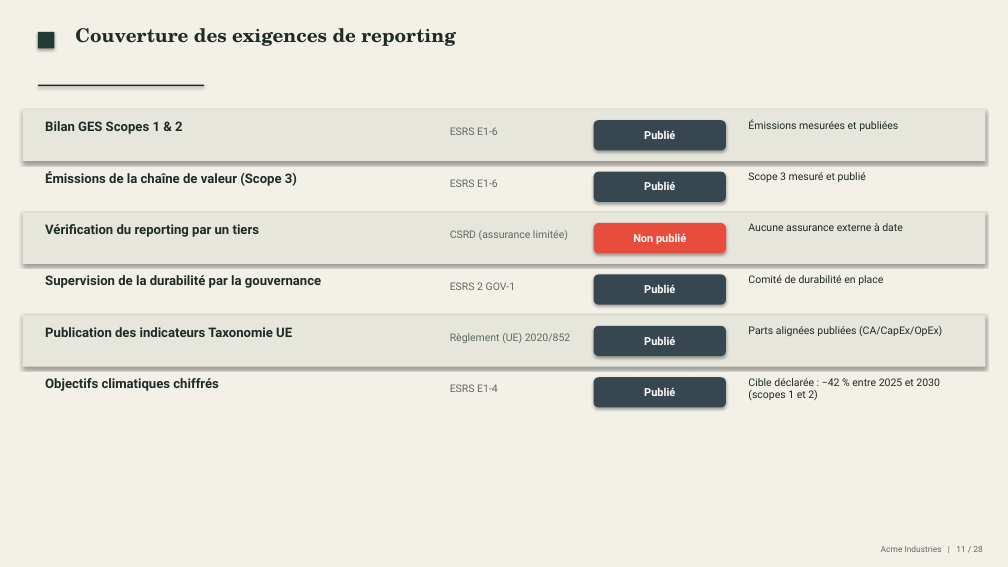
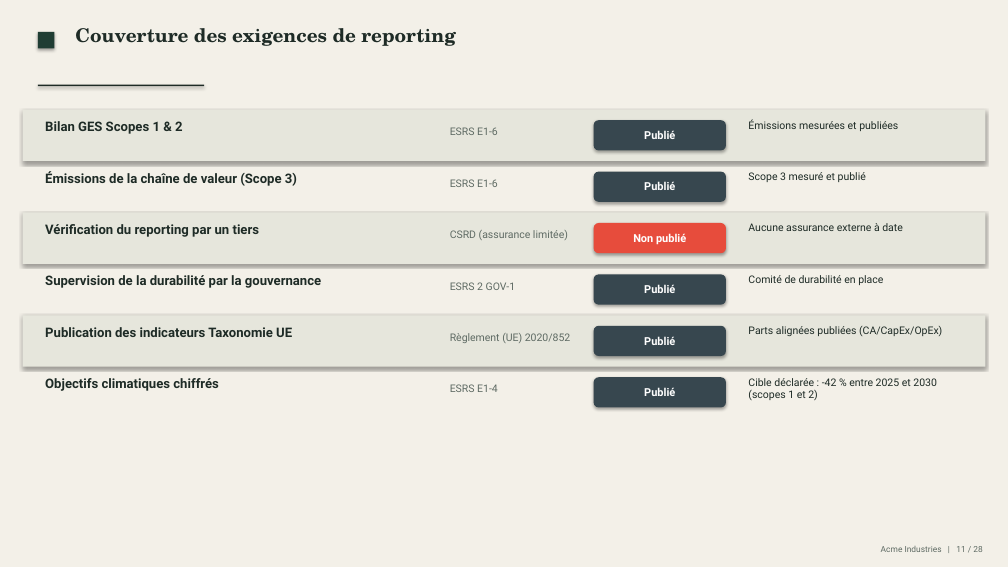
Before and after one commit to mehdiarrais-bot/Ethereal-ESG, a slide deck: slide 11 of examples/Presentation.pptx. Drawn at 1008x567 pixels with LibreOffice and Linux fonts; fonts in the diff are those of the drawing. Boxes give left, top, right and bottom in pixels: in the first picture for what was removed or moved away, otherwise in the second. Text is boxed around its words. In the diff, an @@ line names an element or a change of style, - is before the commit and + after.

```diff
--- a/examples/Presentation.pptx
+++ b/examples/Presentation.pptx
@@ text at [748, 378, 937, 400]: text changed @@
-Cible déclarée : −42 % entre 2025 et 2030 (scopes 1 et 2)
+Cible déclarée : -42 % entre 2025 et 2030 (scopes 1 et 2)
```
Also in this commit, not shown: 1 other slide changed, 38 other files.
